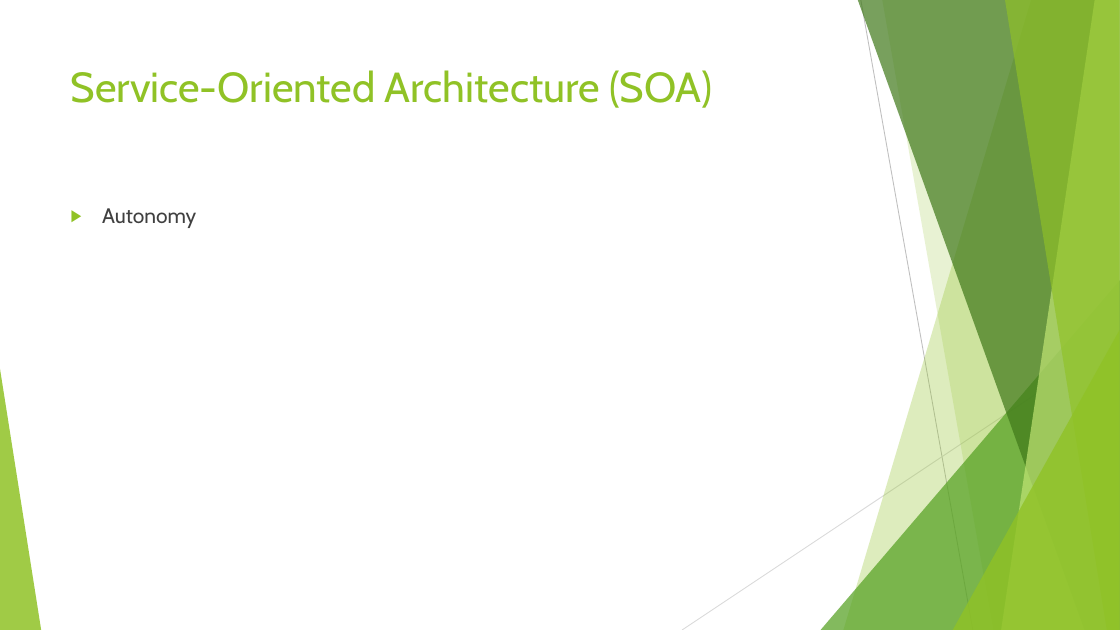
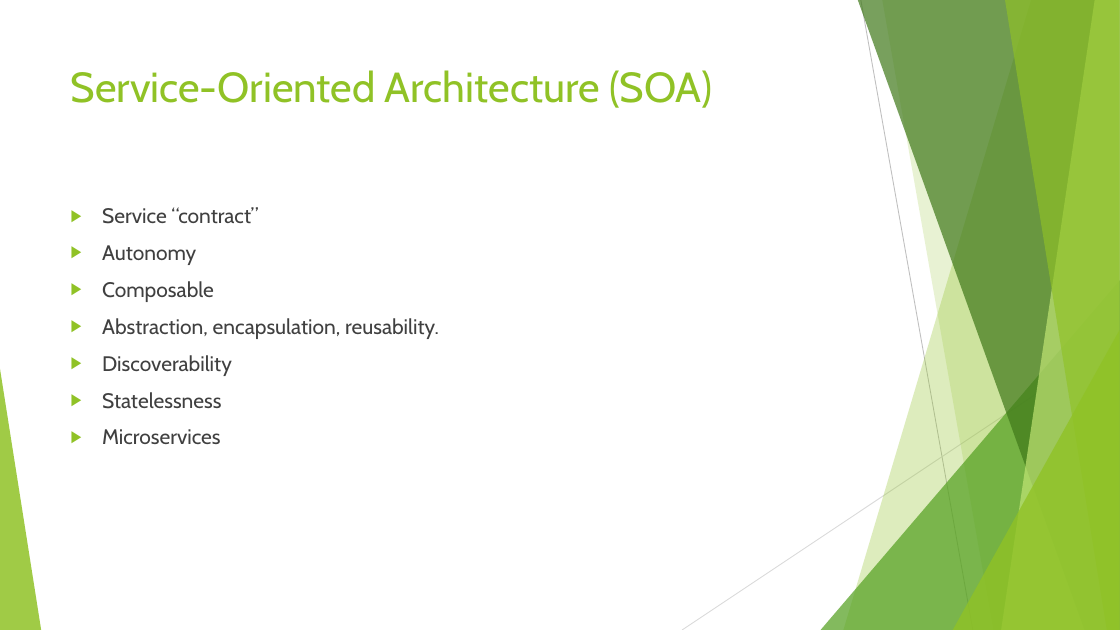
Before and after one commit to peteraritchie/Towards-Elastic-Scalability, a slide deck: slide 30 of DC17 Towards Elastic Scalability.pptx (slide 28 before the commit). Drawn at 1120x630 pixels with LibreOffice and Linux fonts; fonts in the diff are those of the drawing. Boxes give left, top, right and bottom in pixels: in the first picture for what was removed or moved away, otherwise in the second. Text is boxed around its words. In the diff, an @@ line names an element or a change of style, - is before the commit and + after.

```diff
--- a/DC17 Towards Elastic Scalability.pptx
+++ b/DC17 Towards Elastic Scalability.pptx
@@ text at (x1=102, y1=207, x2=258, y2=224): paragraph added @@
+▶ Service “contract”
@@ text at (x1=102, y1=281, x2=439, y2=444): paragraphs added @@
+▶ Composable
+▶ Abstraction, encapsulation, reusability.
+▶ Discoverability
+▶ Statelessness
+▶ Microservices
```
Also in this commit, not shown: 4 other slides changed, 4 slides added, 1 slide removed.
